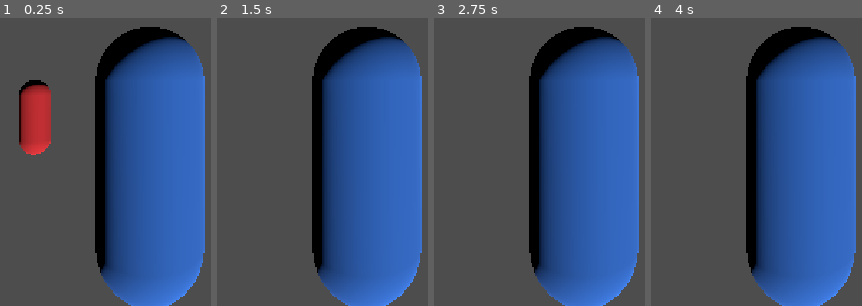
Above: before the commit, frames 1-4 (left to right).
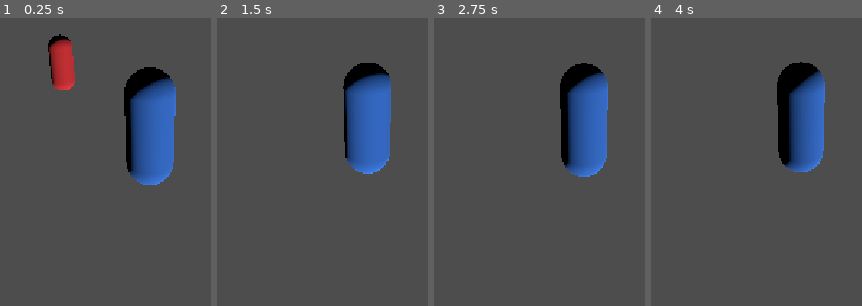
Above: after the commit, the same moments.

Repository: 1sabellavr/Parciar2VideoJuegos
Game: Godot game, scene res://Nivel.tscn
The game is run twice, just before and just after one commit, with the same random seed, the same clock (stepped at 60 frames per second) and the same inputs.
Inputs (mouse positions are in pixels of both pictures, inside the frame that each line leads up to):
- Up to frame 1 (0.25 s): no input
- Up to frame 2 (1.5 s): move the mouse to (411, 78) at 0.52 s; hold E (accion) 0.53-1.28 s; hold W (move_up) from 0.53 s (still down); move the mouse to (326, 84) at 1.27 s; tap E (accion) at 1.35 s
- Up to frame 3 (2.75 s): keep holding W (move_up); tap Enter at 2 s; move the mouse to (604, 72) at 2.02 s; hold E (accion) from 2.03 s (still down)
- Up to frame 4 (4 s): keep holding W (move_up); tap Space at 2.75 s; move the mouse to (790, 87) at 2.77 s; release E (accion) at 2.78 s; tap E (accion) at 2.85 s; tap Enter at 3.5 s; move the mouse to (861, 87) at 3.52 s; hold E (accion) from 3.53 s (still down)

The runs differ from the first frame. In frame 1, 47% of the frame differs, in the area x 9-98%, y 3-100%; in frame 2, 41%; in frame 3, 42%; in frame 4, 43%.

Commit message:
brazo extendible para arreglar camara en 3era persona

Diff:
--- a/Turno 2/Proyecto_Parcial_Corte2_B/Jugador.tscn
+++ b/Turno 2/Proyecto_Parcial_Corte2_B/Jugador.tscn
@@ -18,7 +18,7 @@
 
 [node name="Cuerpo" type="CharacterBody3D" parent="." unique_id=1522001484 node_paths=PackedStringArray("camara") groups=["player"]]
 script = ExtResource("1_jug")
-camara = NodePath("Camera3D")
+camara = NodePath("SpringArm3D/Camera3D")
 
 [node name="MeshInstance3D" type="MeshInstance3D" parent="Cuerpo" unique_id=757560497]
 transform = Transform3D(1, 0, 0, 0, 1, 0, 0, 0, 1, 0, 0.875, 0)
@@ -36,5 +36,5 @@
 script = ExtResource("2_cam")
 objetivo = NodePath("..")
 
-[node name="Camera3D" type="Camera3D" parent="Cuerpo" unique_id=431527060]
-transform = Transform3D(1, 0, 0, 0, 1, 0, 0, 0, 1, 0, 1.4, 1.9200857)
+[node name="Camera3D" type="Camera3D" parent="Cuerpo/SpringArm3D" unique_id=431527060]
+transform = Transform3D(1, 0, 0, 0, 0.999139, -0.041485548, 0, 0.041485548, 0.999139, 0, -0.040976644, 2.0283825)
